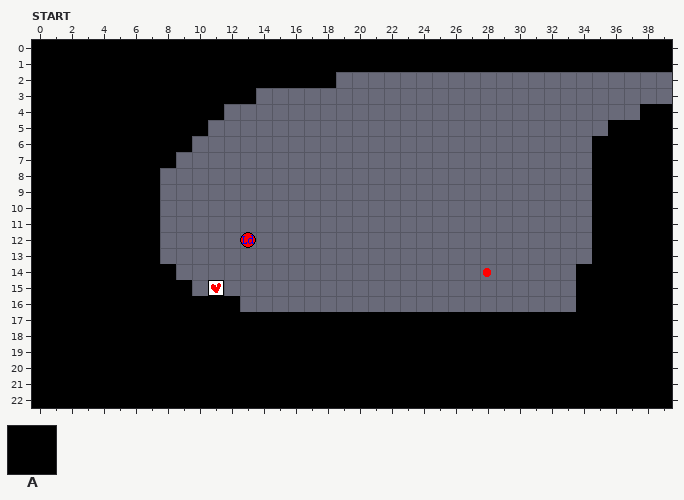
LDtk project: Assets/LDtk/level_1.ldtk. Above: the version before the commit.
Cells are 16x16 px. Shown: START x 0..39, y 0..22. The commit also changed other parts of the map, which this record leaves out.
Key: from "GROUND": A 0.
_ is an empty cell.
Layers that did not change in this view are not listed.
Layer "GROUND" before, first column x 0:
 0 AAAAAAAAAAAAAAAAAAAAAAAAAAAAAAAAAAAAAAAA
 1 AAAAAAAAAAAAAAAAAAAAAAAAAAAAAAAAAAAAAAAA
 2 AAAAAAAAAAAAAAAAAAA_____________________
 3 AAAAAAAAAAAAAA__________________________
 4 AAAAAAAAAAAA__________________________AA
 5 AAAAAAAAAAA_________________________AAAA
 6 AAAAAAAAAA_________________________AAAAA
 7 AAAAAAAAA__________________________AAAAA
 8 AAAAAAAA___________________________AAAAA
 9 AAAAAAAA___________________________AAAAA
10 AAAAAAAA___________________________AAAAA
11 AAAAAAAA___________________________AAAAA
12 AAAAAAAA___________________________AAAAA
13 AAAAAAAA___________________________AAAAA
14 AAAAAAAAA_________________________AAAAAA
15 AAAAAAAAAA________________________AAAAAA
16 AAAAAAAAAAAAA_____________________AAAAAA
17 AAAAAAAAAAAAAAAAAAAAAAAAAAAAAAAAAAAAAAAA
18 AAAAAAAAAAAAAAAAAAAAAAAAAAAAAAAAAAAAAAAA
19 AAAAAAAAAAAAAAAAAAAAAAAAAAAAAAAAAAAAAAAA
20 AAAAAAAAAAAAAAAAAAAAAAAAAAAAAAAAAAAAAAAA
21 AAAAAAAAAAAAAAAAAAAAAAAAAAAAAAAAAAAAAAAA
22 AAAAAAAAAAAAAAAAAAAAAAAAAAAAAAAAAAAAAAAA
The result:
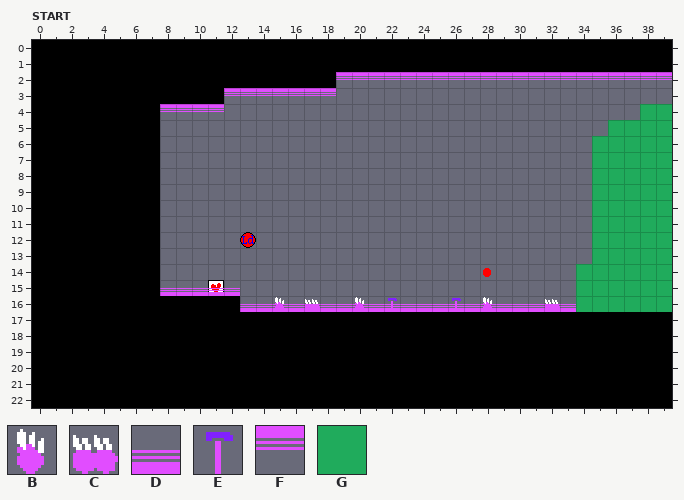
Further tiles: from "DECOR": B 0, C 1, D 56, E 58, F 65; from "GROUND": G 1.
Tiles of an added or newly shown layer are drawn over the layers below it.
The edit:
Layer "GROUND":
The edit turns tile A into tile G in row 4 at x 38 to 39; in row 5 at x 36 to 39; in rows 6 to 13 at x 35 to 39; in rows 14 to 16 at x 34 to 39.
Tile A is removed in row 3 at x 12 to 13; in row 4 at x 8 to 11; in row 5 at x 8 to 10; in row 6 at x 8 to 9; in row 7 at x 8; in row 14 at x 8.
Tile A is removed in row 15 at x 8 to 9.
Layer "BACKGROUND_100" (added):
There is now tile E in row 16 at x 22 and 26.
Layer "BACKGROUND_200" (added):
There is now tile B in row 16 at x 15, 20 and 28.
There is now tile C in row 16 at x 17 and 32.
Layer "FOG" (added):
There is now tile D in row 15 at x 8 to 12; in row 16 at x 13 to 33.
There is now tile F in row 2 at x 19 to 39; in row 3 at x 12 to 18; in row 4 at x 8 to 11.
Where, in picture pixels (left, top, right, bottom), the same in both pictures:
changed: (160, 72, 672, 312)
